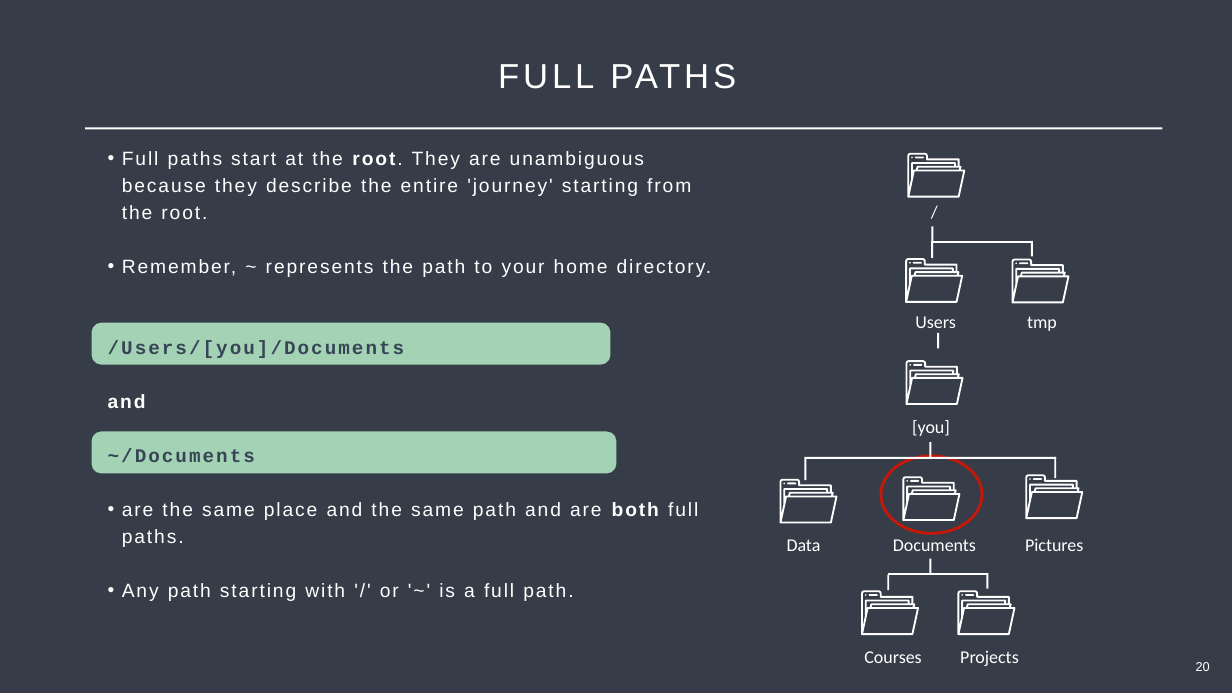
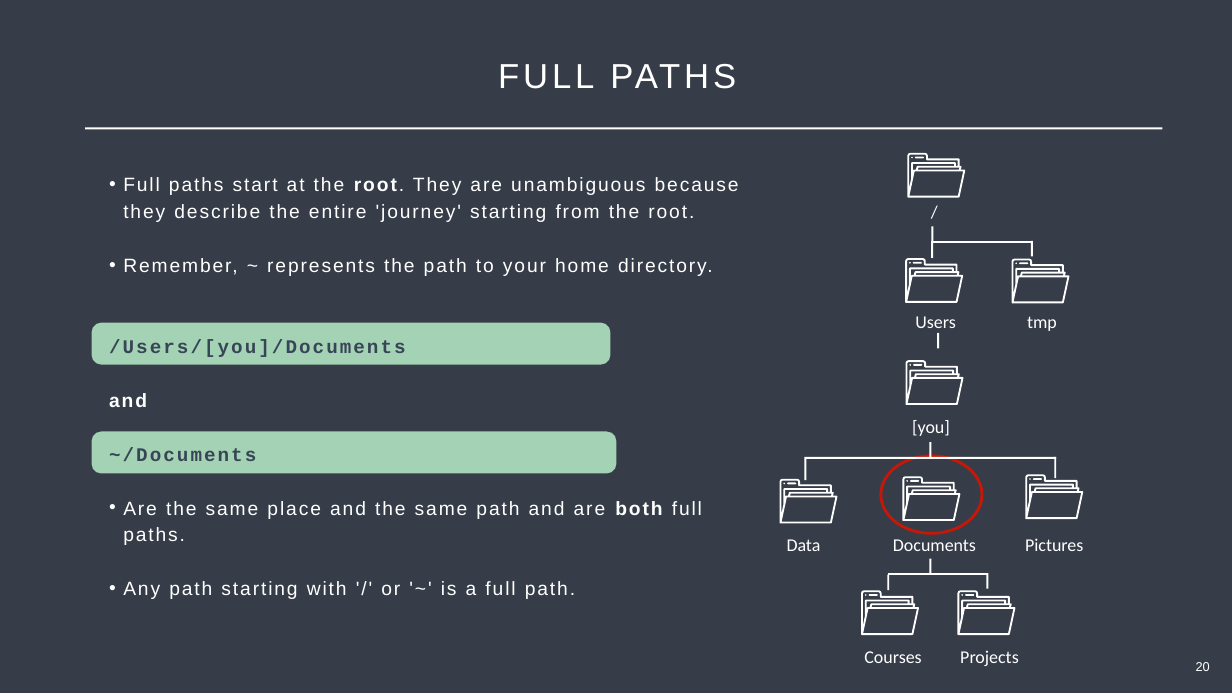
Before and after one commit to Center-for-Health-Data-Science/Just-Bash-It, a slide deck: slide 20 of Teachers/Just_Bash_It_Slideshow.pptx. Drawn at 1232x693 pixels with LibreOffice and Linux fonts; fonts in the diff are those of the drawing. Boxes give left, top, right and bottom in pixels: in the first picture for what was removed or moved away, otherwise in the second. Text is boxed around its words. In the diff, an @@ line names an element or a change of style, - is before the commit and + after.

```diff
--- a/Teachers/Just_Bash_It_Slideshow.pptx
+++ b/Teachers/Just_Bash_It_Slideshow.pptx
@@ text "Full paths start at the ...": place and size @@
-text "Full paths start at the ..." at box(108, 151, 712, 601)
+text "Full paths start at the ..." at box(109, 177, 739, 599)
@@ text at box(123, 501, 702, 545): text changed @@
-• are the same place and the same path and are both full paths.
+• Are the same place and the same path and are both full paths.
```
Also in this commit, not shown: 26 other slides changed.
